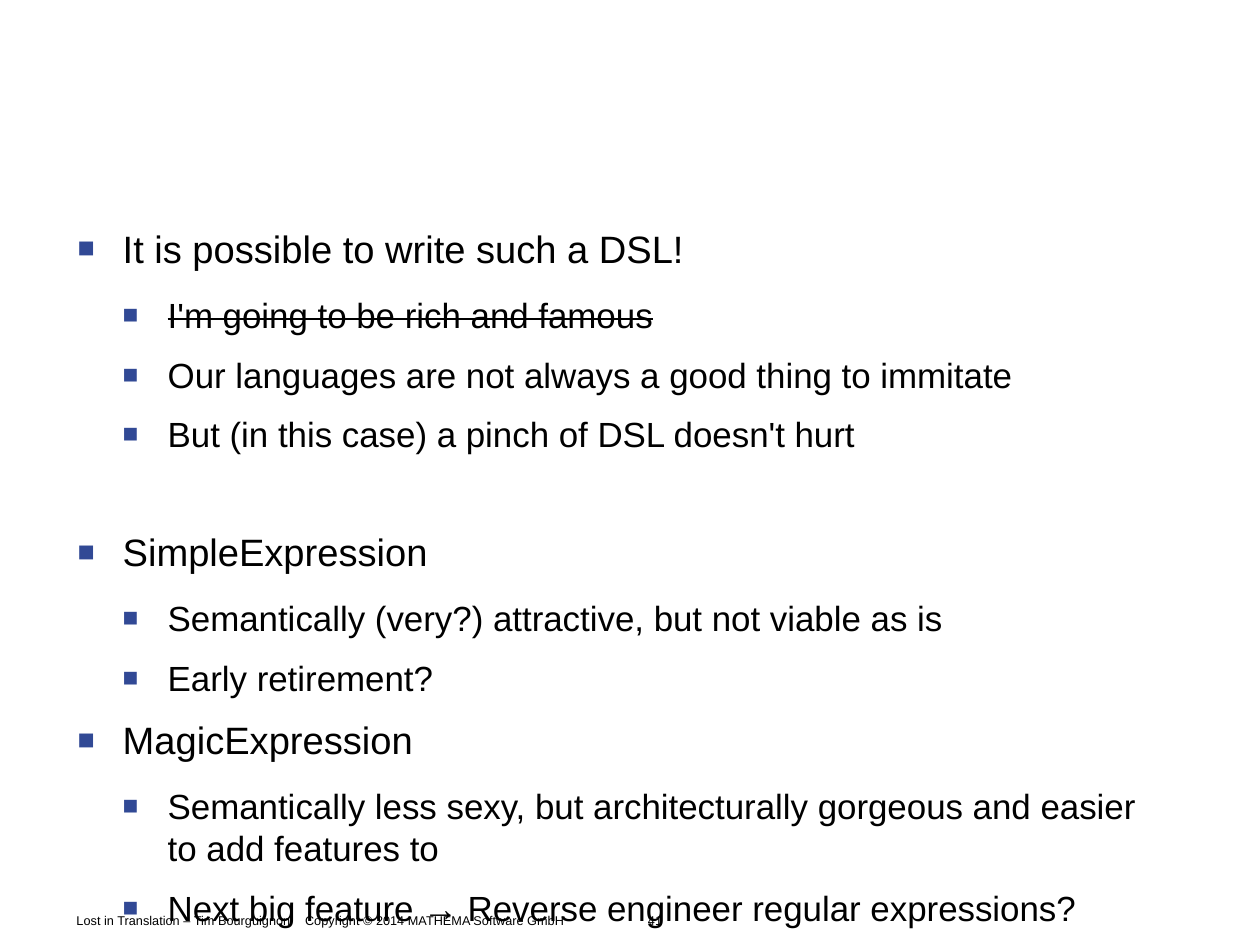
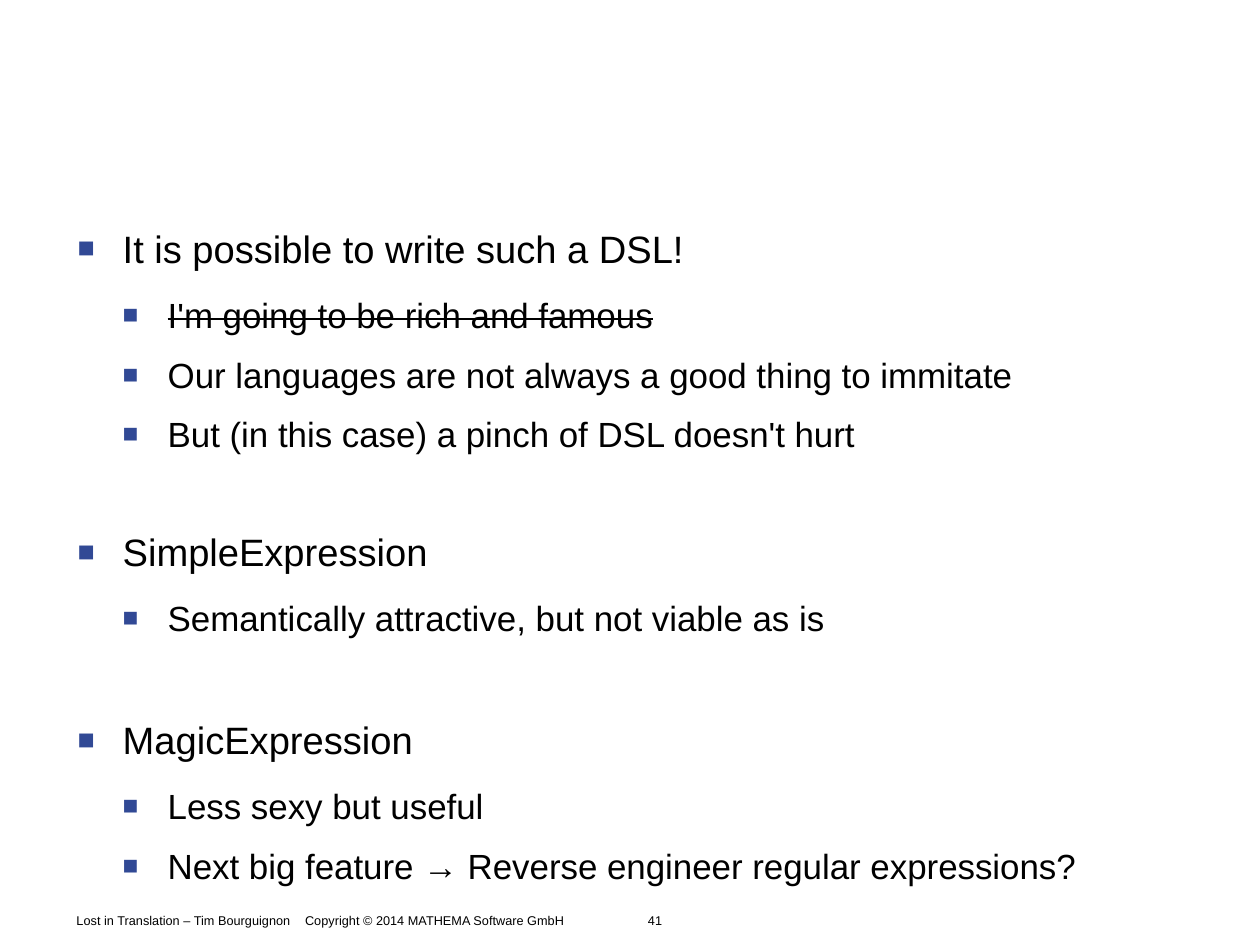
Before and after one commit to Timothep/Talk.LostInTranslation, a slide deck: slide 41 of LostInTranslation.odp. Drawn at 1260x945 pixels with LibreOffice and Linux fonts; fonts in the diff are those of the drawing; background and template pictures are left out. Boxes give left, top, right and bottom in pixels: in the first picture for what was removed or moved away, otherwise in the second. Text is boxed around its words. In the diff, an @@ line names an element or a change of style, - is before the commit and + after.

```diff
--- a/LostInTranslation.odp
+++ b/LostInTranslation.odp
@@ text at (168,605,824,638): text changed @@
-  ■ Semantically (very?) attractive, but not viable as is
-  ■ Early retirement?
+  ■ Semantically attractive, but not viable as is
@@ text at (168,793,483,826): text changed @@
-  ■ Semantically less sexy, but architecturally gorgeous and easier to add features to
+  ■ Less sexy but useful
```
Also in this commit, not shown: 6 other slides changed.
